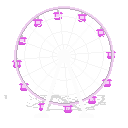
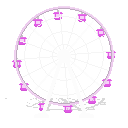
Comparing the layer stacks of the two (128, 128) images. Changes:
painted on "Layer 5" over [4, 95, 105, 98]
